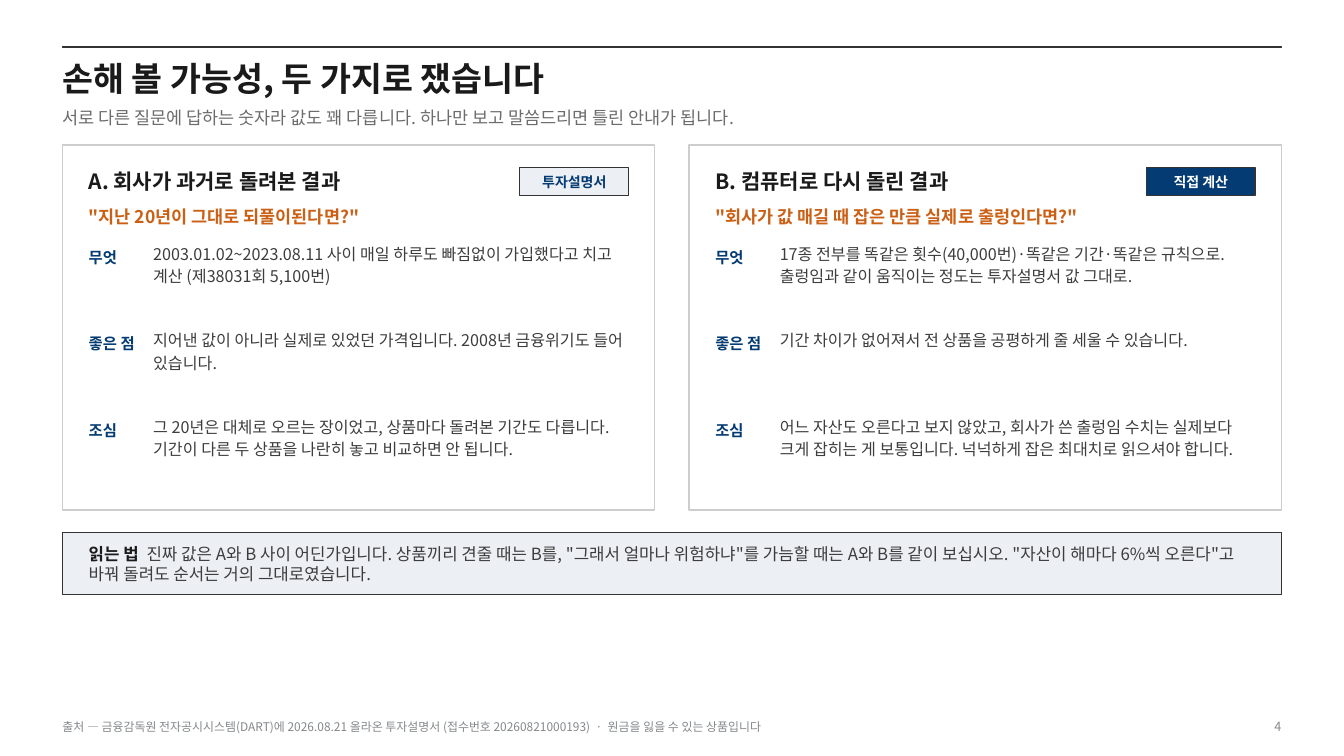
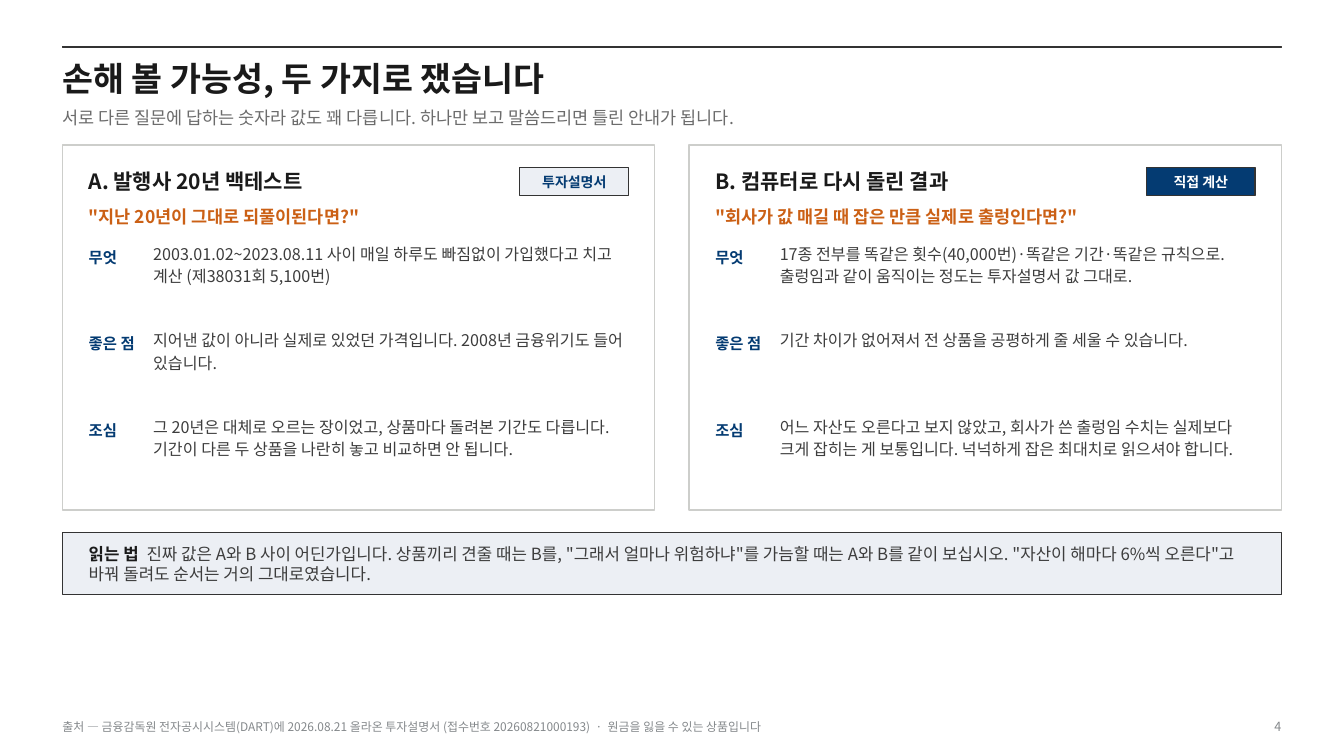
Before and after one commit to hanaroline/work_1, a slide deck: slide 4 of els-proposal.pptx. Drawn at 1344x756 pixels with LibreOffice and Linux fonts; fonts in the diff are those of the drawing. Boxes give left, top, right and bottom in pixels: in the first picture for what was removed or moved away, otherwise in the second. Text is boxed around its words. In the diff, an @@ line names an element or a change of style, - is before the commit and + after.

```diff
--- a/els-proposal.pptx
+++ b/els-proposal.pptx
@@ text at [89, 171, 302, 191]: text changed @@
-A. 회사가 과거로 돌려본 결과
+A. 발행사 20년 백테스트
```
Also in this commit, not shown: 5 other slides changed, 5 other files.
